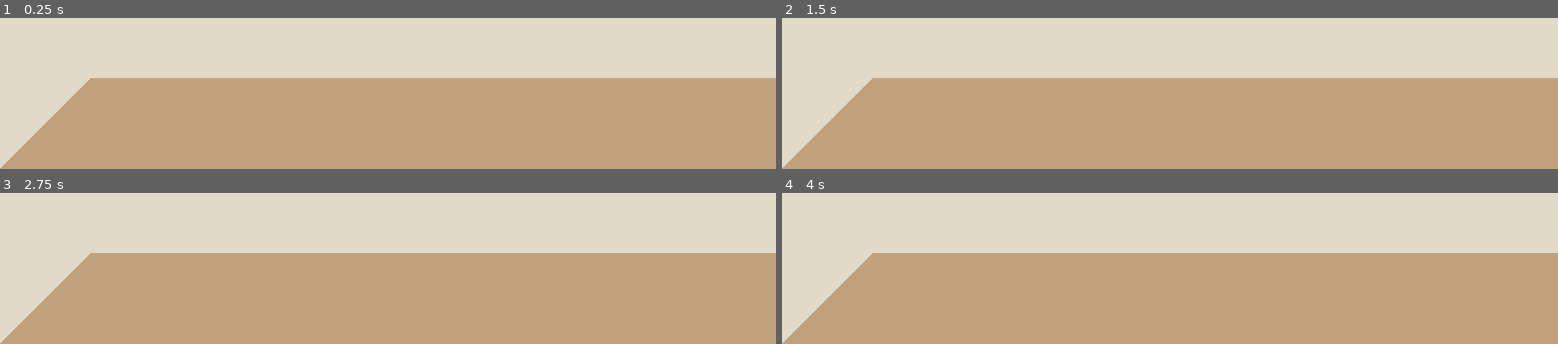
Above: before the commit, frames 1-4 (two rows, left to right).
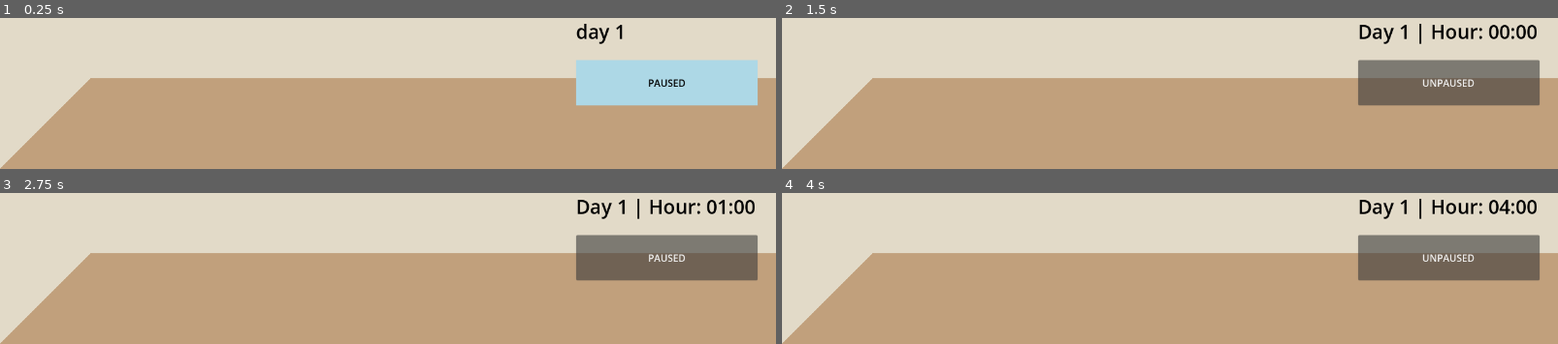
Above: after the commit, the same moments.

Repository: jac192133/Ecobana
Game: Godot game, scene res://scenes/RoomScene.tscn
The game is run twice, just before and just after one commit, with the same random seed, the same clock (stepped at 60 frames per second) and the same inputs.
Inputs (mouse positions are in pixels of both pictures, inside the frame that each line leads up to):
- Up to frame 1 (0.25 s): no input
- Up to frame 2 (1.5 s): tap Enter at 0.5 s; click (1449, 82) at 1.25 s, where only the run after the commit has a clickable "PAUSED"
- Up to frame 3 (2.75 s): click (667, 257) at 2 s, where only the run after the commit has a clickable "UNPAUSED"
- Up to frame 4 (4 s): tap Space (pause_toggle) at 2.75 s

The runs differ from the first frame. In frame 1, 7.5% of the frame differs, in the area x 74-98%, y 3-59%; in frame 2, 8.1%; in frame 3, 8.1%; in frame 4, 8.1%.

Commit message:
file order adjustments; proto table script

Diff:
--- a/godotecobana/scenes/RoomScene.tscn
+++ b/godotecobana/scenes/RoomScene.tscn
@@ -1,5 +1,7 @@
-[gd_scene load_steps=4 format=3 uid="uid://enjmj0ap4g8g"]
+[gd_scene load_steps=6 format=3 uid="uid://enjmj0ap4g8g"]
 
+[ext_resource type="Script" path="res://scenes/room_polygon_adjuster.gd" id="4_40t30"]
+[ext_resource type="Script" path="res://scripts/table_polygon_adjuster.gd" id="5_lmgh8"]
 [ext_resource type="Script" path="res://scenes/time_manager.gd" id="7_pvwk2"]
 [ext_resource type="Script" path="res://scenes/pause_toggle_button.gd" id="8_halce"]
 [ext_resource type="Script" path="res://scenes/calender_label.gd" id="8_yqss7"]
@@ -8,19 +10,22 @@
 texture_filter = 1
 texture_repeat = 1
 
+[node name="TimeManager" type="Node" parent="."]
+script = ExtResource("7_pvwk2")
+
 [node name="Control" type="Control" parent="."]
-visible = false
+z_index = 3
 layout_mode = 3
+anchors_preset = 15
 anchor_right = 1.0
 anchor_bottom = 1.0
 grow_horizontal = 2
 grow_vertical = 2
 script = ExtResource("7_pvwk2")
 
-[node name="TimeManager" type="Node" parent="Control"]
-script = ExtResource("7_pvwk2")
-
 [node name="PauseToggleButton" type="Button" parent="Control"]
+z_index = 3
+layout_mode = 0
 offset_left = 950.0
 offset_top = 540.0
 offset_right = 1250.0
@@ -28,7 +33,7 @@
 script = ExtResource("8_halce")
 
 [node name="CalenderLabel" type="Label" parent="Control"]
-z_index = 1
+z_index = 3
 layout_mode = 0
 offset_left = 950.0
 offset_top = 470.0
@@ -41,6 +46,7 @@
 
 [node name="Room" type="Node2D" parent="."]
 position = Vector2(150, -150)
+script = ExtResource("4_40t30")
 
 [node name="MainWall" type="Polygon2D" parent="Room"]
 z_index = -1
@@ -73,4 +79,39 @@
 color = Color(0.00784314, 0.854902, 0.027451, 1)
 polygon = PackedVector2Array(1280, 0, 980, 300, 980, 1020, 1280, 720)
 
-[connection signal="time_updated" from="Control/TimeManager" to="Control/CalenderLabel" method="_on_time_manager_time_updated"]
+[node name="Table" type="Node2D" parent="."]
+position = Vector2(150, -150)
+script = ExtResource("5_lmgh8")
+
+[node name="MainWall" type="Polygon2D" parent="Table"]
+z_index = -1
+color = Color(0.890196, 0.854902, 0.788235, 1)
+polygon = PackedVector2Array(0, 0, 1280, 0, 1280, 720, 0, 720)
+
+[node name="FrontWall" type="Polygon2D" parent="Table"]
+visible = false
+z_index = 2
+position = Vector2(-300, 300)
+color = Color(0.0745098, 0.854902, 0.788235, 1)
+polygon = PackedVector2Array(0, 0, 1280, 0, 1280, 720, 0, 720)
+
+[node name="Floor" type="Polygon2D" parent="Table"]
+color = Color(0.760784, 0.627451, 0.490196, 1)
+polygon = PackedVector2Array(0, 720, 1280, 720, 980, 1020, -300, 1020)
+
+[node name="Ceiling" type="Polygon2D" parent="Table"]
+visible = false
+z_index = 2
+color = Color(0.760784, 0.054902, 0.490196, 1)
+polygon = PackedVector2Array(0, 0, 1280, 0, 980, 300, -300, 300)
+
+[node name="LeftWall" type="Polygon2D" parent="Table"]
+color = Color(0.890196, 0.854902, 0.788235, 1)
+polygon = PackedVector2Array(0, 0, -300, 300, -300, 1020, 0, 720)
+
+[node name="RightWall" type="Polygon2D" parent="Table"]
+visible = false
+color = Color(0.00784314, 0.854902, 0.027451, 1)
+polygon = PackedVector2Array(1280, 0, 980, 300, 980, 1020, 1280, 720)
+
+[connection signal="time_updated" from="TimeManager" to="Control/CalenderLabel" method="_on_time_manager_time_updated"]
--- /dev/null
+++ b/godotecobana/scenes/room_polygon_adjuster.gd
@@ -0,0 +1,33 @@
+extends Node2D
+
+@export var main_wall_points: PackedVector2Array = [
+	Vector2(0, 0), Vector2(1280, 0), Vector2(1280, 720), Vector2(0, 720)
+]
+
+@export var floor_points: PackedVector2Array = [
+	Vector2(0, 720), Vector2(1280, 720), Vector2(980, 1020), Vector2(-300, 1020)
+]
+
+@export var left_wall_points: PackedVector2Array = [
+	Vector2(0, 0), Vector2(-300, 300), Vector2(-300, 1020), Vector2(0, 720)
+]
+
+@export var right_wall_points: PackedVector2Array = [
+	Vector2(1280, 0), Vector2(980, 300), Vector2(980, 1020), Vector2(1280, 720)
+]
+
+@export var ceiling_points: PackedVector2Array = [
+	Vector2(0, 0), Vector2(1280, 0), Vector2(980, 300), Vector2(-300, 300)
+]
+
+func _ready():
+	set_polygon("MainWall", main_wall_points)
+	set_polygon("Floor", floor_points)
+	set_polygon("LeftWall", left_wall_points)
+	set_polygon("RightWall", right_wall_points)
+	set_polygon("Ceiling", ceiling_points)
+
+func set_polygon(node_name: String, points: PackedVector2Array):
+	var polygon_node = get_node_or_null(node_name)
+	if polygon_node:
+		polygon_node.polygon = points
--- /dev/null
+++ b/godotecobana/scenes/table.gd
@@ -0,0 +1,11 @@
+extends Node2D
+
+
+# Called when the node enters the scene tree for the first time.
+func _ready() -> void:
+	pass # Replace with function body.
+
+
+# Called every frame. 'delta' is the elapsed time since the previous frame.
+func _process(delta: float) -> void:
+	pass
--- /dev/null
+++ b/godotecobana/scripts/table_polygon_adjuster.gd
@@ -0,0 +1,38 @@
+extends Node2D
+
+# Define available table sizes
+enum TableSize {
+	SMALL,
+	MEDIUM,
+	LARGE,
+	EXTRA_LONG
+}
+
+@export var table_size: TableSize = TableSize.MEDIUM  # Default table size
+
+var table_shapes = {
+	TableSize.SMALL: PackedVector2Array([
+		Vector2(-75, -50), Vector2(75, -50), Vector2(90, 0), Vector2(-90, 0)
+	]),
+	TableSize.MEDIUM: PackedVector2Array([
+		Vector2(-125, -75), Vector2(125, -75), Vector2(150, 0), Vector2(-150, 0)
+	]),
+	TableSize.LARGE: PackedVector2Array([
+		Vector2(-175, -90), Vector2(175, -90), Vector2(200, 0), Vector2(-200, 0)
+	]),
+	TableSize.EXTRA_LONG: PackedVector2Array([
+		Vector2(-250, -100), Vector2(250, -100), Vector2(280, 0), Vector2(-280, 0)
+	])
+}
+
+func _ready():
+	set_table_polygon()
+
+func set_table_polygon():
+	var polygon_node = get_node_or_null("TableShape")
+	if polygon_node:
+		polygon_node.polygon = table_shapes[table_size]
+
+func change_table_size(size: int):
+	table_size = size
+	set_table_polygon()
